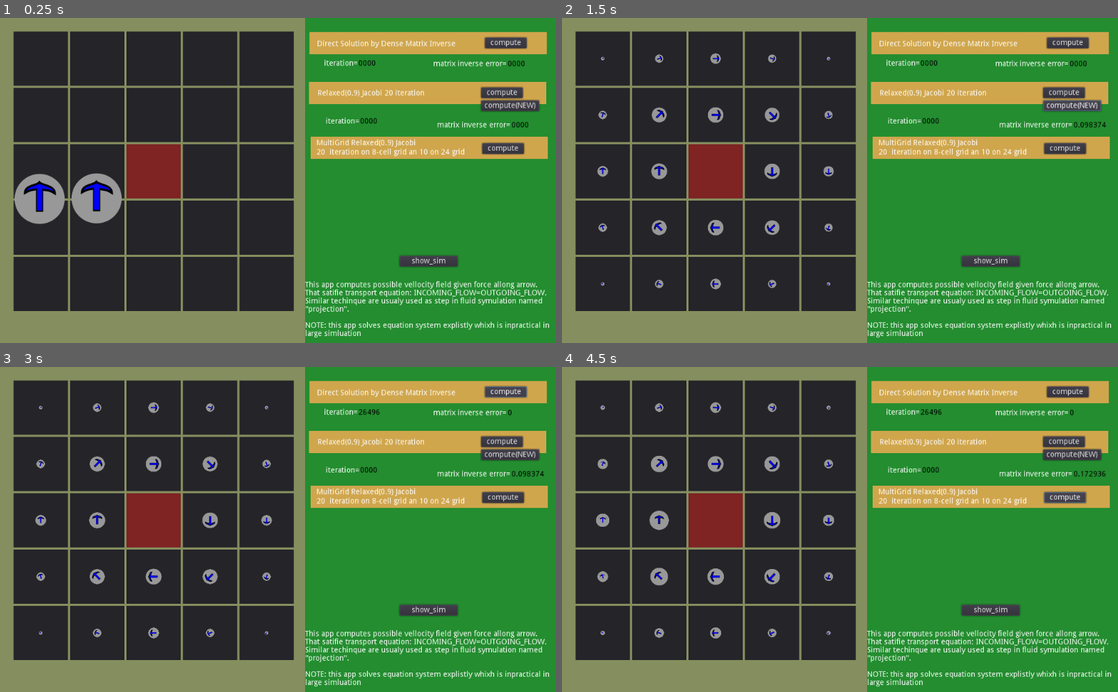
Above: before the commit, frames 1-4 (two rows, left to right).
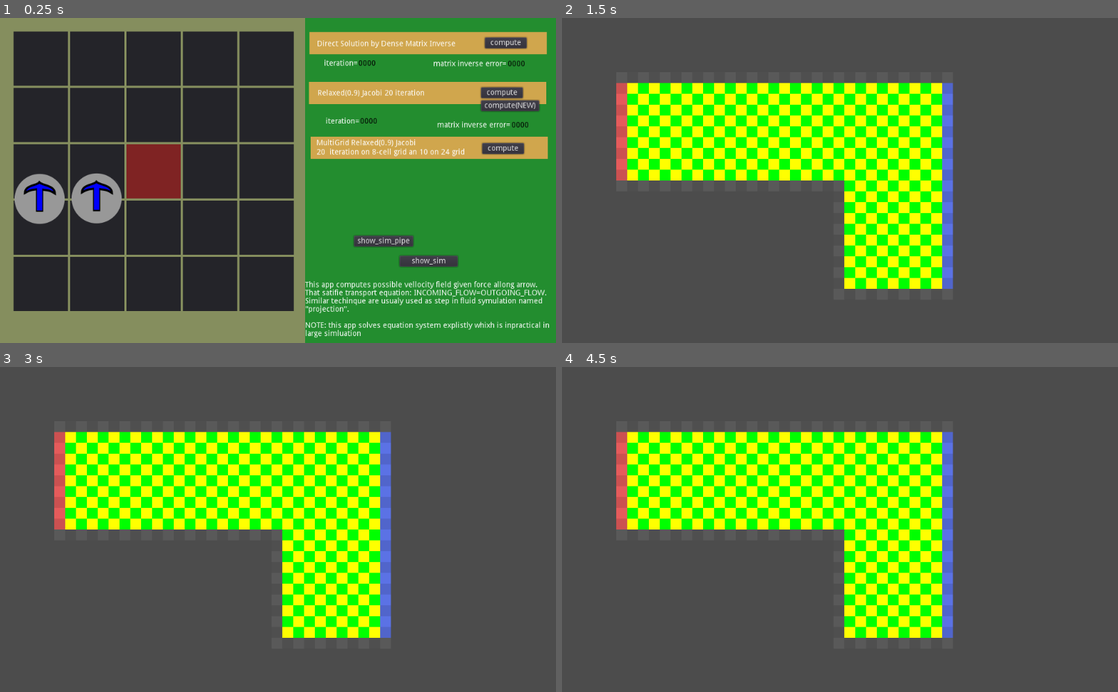
Above: after the commit, the same moments.

Repository: Lap-Luck/Fluid-Velocity-Solver-Demo
Game: Godot game, scene res://res/Main.tscn
Two runs of this game, one before a commit and one after it. Both use one fixed random seed, a clock stepped at 60 frames per second and the inputs below. The engine's default icon, where the game draws it, is replaced by a stand-in: a white triangle on a blue panel in a dark square.
Inputs (mouse positions are in pixels of both pictures, inside the frame that each line leads up to):
- Up to frame 1 (0.25 s): no input
- Up to frame 2 (1.5 s): click (945, 242) at 0.5 s, where only the run after the commit has a clickable "show_sim_pipe"; click (1073, 105) at 1.25 s, where only the run before the commit has a clickable "compute(NEW)"
- Up to frame 3 (3 s): click (511, 454) at 2 s, where only the run before the commit has a clickable "compute(NEW)"; click (505, 393) at 2.75 s, where only the run before the commit has a clickable "compute"
- Up to frame 4 (4.5 s): click (1062, 441) at 3.5 s, where only the run before the commit has a clickable "compute"; click (1062, 497) at 4.25 s, where only the run before the commit has a clickable "compute"

The runs differ from the first frame. In frame 1, 0.4% of the frame differs, in the area x 63-75%, y 66-71%; in frame 2, 98%, in the area x 0-100%, y 0-100%; in frame 3, 98%; in frame 4, 98%.

Commit message:
Add files via upload
New gird defined by boundary.

Diff:
--- a/Engine.gd
+++ b/Engine.gd
@@ -428,3 +428,7 @@
 
 func _on_DemoButton_pressed():
 	get_tree().change_scene("res://res/grow_demo/Fluid_add.tscn")
+
+
+func _on_DemoButton2_pressed():
+	get_tree().change_scene("res://res/pipe_demo/CFDMesh.tscn")
--- a/res/Main.tscn
+++ b/res/Main.tscn
@@ -325,6 +325,16 @@
 "_edit_use_anchors_": false
 }
 
+[node name="DemoButton2" type="Button" parent="HBoxContainer/ButtonPanel"]
+margin_left = 90.0
+margin_top = 402.0
+margin_right = 197.0
+margin_bottom = 422.0
+text = "show_sim_pipe"
+__meta__ = {
+"_edit_use_anchors_": false
+}
+
 [node name="Label_Error" type="Label" parent="HBoxContainer/ButtonPanel"]
 margin_left = 236.0
 margin_top = 78.0
@@ -458,3 +468,4 @@
 [connection signal="pressed" from="HBoxContainer/ButtonPanel/PlayButton4" to="Engine" method="_on_PlayButton4_pressed"]
 [connection signal="pressed" from="HBoxContainer/ButtonPanel/PlayButton3" to="Engine" method="_on_PlayButton3_pressed"]
 [connection signal="pressed" from="HBoxContainer/ButtonPanel/DemoButton" to="Engine" method="_on_DemoButton_pressed"]
+[connection signal="pressed" from="HBoxContainer/ButtonPanel/DemoButton2" to="Engine" method="_on_DemoButton2_pressed"]
--- a/res/pipe_demo/CFDMesh.gd
+++ b/res/pipe_demo/CFDMesh.gd
@@ -15,11 +15,16 @@
 	var x:int=0
 	var y:int=0
 	var data={}
+	var b_up:Dictionary={}
+	var b_down:Dictionary={}
+	var b_right:Dictionary={}
+	var b_left:Dictionary={}
+
 
 func _ready():
 	mesh=$CFD_GRID.tab.duplicate(true)
-	for l in mesh:
-		print(l)
+	#for l in mesh:
+	#	print(l)
 
 	for x in range(mesh.size()):
 		for y in range(mesh[0].size()):
@@ -36,7 +41,21 @@
 				c.left=mesh[x-1][y] if mesh[x-1][y] is Cell else null
 				c.x=x
 				c.y=y
+	for x in range(mesh.size()):
+		for y in range(mesh[0].size()):
+			if mesh[x][y] is Cell:
+				if mesh[x][y].up==null:
+					mesh[x][y].b_up=$CFD_GRID.get_b_data(x,y+1)
+				if mesh[x][y].down==null:
+					mesh[x][y].b_down=$CFD_GRID.get_b_data(x,y-1)
+				if  mesh[x][y].right==null:
+					mesh[x][y].b_right=$CFD_GRID.get_b_data(x+1,y)
+				if  mesh[x][y].left==null:
+					mesh[x][y].b_left=$CFD_GRID.get_b_data(x-1,y)
 	save()
+	print("START")
+	simulate()
+	print("DONE")
 
 func number_of_cells_in_mesh():
 	var res=0
@@ -78,14 +97,91 @@
 				if (c.x+c.y)%2==0:
 					value=1.0
 				fdata+=String(value)+" "
-	print(fdata)
+	#print(fdata)
 	var f=File.new()
 	f.open("res://save2.vtk",File.WRITE)
 	f.store_string(fdata)
 	f.close()
 
+func my_avg(a,b,c,d):
+	var sum=0.0
+	var count=0.0
+	for e in [a,b,c,d]:
+		if not e == null:
+			sum+=e
+			count+=1.0
+	return sum/count
+
+func simulate():
+	for x in range(mesh.size()):
+		for y in range(mesh[0].size()):
+			if mesh[x][y] is Cell:
+				mesh[x][y].data["p"]=0.0
+				mesh[x][y].data["v"]=Vector2.ZERO
+	for t in range(1000):
+		print("Iteration=",t)
+		for x in range(mesh.size()):
+			for y in range(mesh[0].size()):
+				if mesh[x][y] is Cell:
+					var me=mesh[x][y]
+					#p_xx=avg((p_right-p),(p_left-p))
+					#p_yy=avg((p_up-p),(p_down-p))
+					#p_xx+p_yy==0
+
+					#p=avg(p_right,p_left,p_up,p_down
+					#print(me.b_down)
+					var p_up=me.up.data["p"] if not me.up==null else (me.b_up["p"] if me.b_up["pb"] else null)
+					var p_down=me.down.data["p"] if not me.down==null else (me.b_down["p"] if me.b_down["pb"] else null)
+					var p_right=me.right.data["p"] if not me.right==null else (me.b_right["p"] if me.b_right["pb"] else null)
+					var p_left=me.left.data["p"] if not me.left==null else (me.b_left["p"] if me.b_left["pb"] else null)
+
+					me.data["p"]=me.data["p"]+0.9*(my_avg(p_up,p_down,p_right,p_left)-me.data["p"])
 
 
-# Called every frame. 'delta' is the elapsed time since the previous frame.
-#func _process(delta):
-#	pass
+		print("check:")
+		var error=0.0
+		for x in range(mesh.size()):
+			for y in range(mesh[0].size()):
+				if mesh[x][y] is Cell:
+					var me=mesh[x][y]
+					var p_up=me.up.data["p"] if not me.up==null else (me.b_up["p"] if me.b_up["pb"] else null)
+					var p_down=me.down.data["p"] if not me.down==null else (me.b_down["p"] if me.b_down["pb"] else null)
+					var p_right=me.right.data["p"] if not me.right==null else (me.b_right["p"] if me.b_right["pb"] else null)
+					var p_left=me.left.data["p"] if not me.left==null else (me.b_left["p"] if me.b_left["pb"] else null)
+					error+=my_avg(p_up,p_down,p_right,p_left)-me.data["p"]
+		print("computation error=",error)
+
+	var fdata="""# vtk DataFile Version 1.0
+2D Unstructured Grid of Linear Triangles
+ASCII
+DATASET UNSTRUCTURED_GRID\n"""
+	fdata+="POINTS "+String(4*number_of_cells_in_mesh())+" float"+"\n"
+	for l in mesh:
+		for c in l:
+			if c is Cell:
+				for m in [[0,0],[0,1],[1,1],[1,0]]:
+					fdata+=String(c.x+m[0])+" "+String(c.y+m[1])+" "+"0"+"\n"
+	fdata+="CELLS "+String(number_of_cells_in_mesh())+" "+String(5*number_of_cells_in_mesh())+"\n"
+	var id=0
+	for l in mesh:
+		for c in l:
+			if c is Cell:
+				fdata+="4 "+String(4*id)+" "+String(4*id+1)+" "+String(4*id+2)+" "+String(4*id+3)+"\n"
+				id+=1
+	fdata+="CELL_TYPES "+String(number_of_cells_in_mesh())+"\n"
+	for l in mesh:
+		for c in l:
+			if c is Cell:
+				fdata+="9\n"
+	fdata+="CELL_DATA "+String(number_of_cells_in_mesh())+"\n"
+	fdata+="""SCALARS pressure float
+LOOKUP_TABLE default\n"""
+	for l in mesh:
+		for c in l:
+			if c is Cell:
+				fdata+=String(c.data["p"])+" "
+	#print(fdata)
+	var f=File.new()
+	f.open("res://save3.vtk",File.WRITE)
+	f.store_string(fdata)
+	f.close()
--- a/res/pipe_demo/CFDMesh.tscn
+++ b/res/pipe_demo/CFDMesh.tscn
@@ -1,7 +1,8 @@
-[gd_scene load_steps=3 format=2]
+[gd_scene load_steps=4 format=2]
 
 [ext_resource path="res://res/pipe_demo/CFD_GRID.gd" type="Script" id=1]
 [ext_resource path="res://res/pipe_demo/CFDMesh.gd" type="Script" id=2]
+[ext_resource path="res://res/pipe_demo/boundary_data.gd" type="Script" id=3]
 
 [node name="Mesh" type="Control"]
 anchor_right = 1.0
@@ -20,17 +21,24 @@
 visible = false
 points = PoolVector2Array( 100, 100, 100, 300 )
 default_color = Color( 1, 0.4, 0.4, 1 )
+script = ExtResource( 3 )
+pb = true
+p = 10.0
 
 [node name="outlet" type="Line2D" parent="CFD_GRID/CFD_BOUNDARY"]
 visible = false
 points = PoolVector2Array( 700, 100, 700, 500 )
+script = ExtResource( 3 )
+pb = true
 
 [node name="wall" type="Line2D" parent="CFD_GRID/CFD_BOUNDARY"]
 visible = false
 points = PoolVector2Array( 700, 500, 500, 500, 500, 300, 100, 300 )
 default_color = Color( 0.392157, 0.392157, 0.392157, 1 )
+script = ExtResource( 3 )
 
 [node name="wall2" type="Line2D" parent="CFD_GRID/CFD_BOUNDARY"]
 visible = false
 points = PoolVector2Array( 100, 100, 700, 100 )
 default_color = Color( 0.392157, 0.392157, 0.392157, 1 )
+script = ExtResource( 3 )
--- a/res/pipe_demo/CFD_GRID.gd
+++ b/res/pipe_demo/CFD_GRID.gd
@@ -5,6 +5,7 @@
 	var name:String
 	var points:PoolVector2Array
 	var color:Color
+	var boundary:Dictionary
 
 
 func _ready():
@@ -37,6 +38,7 @@
 
 			var b=Boundary.new()
 			b.color=line2d.default_color
+			b.boundary={"vb":line2d.vb,"v":line2d.v,"pb":line2d.pb,"p":line2d.p}
 			b.name=line2d.name
 			boundaries.append(b)
 
@@ -85,6 +87,8 @@
 				draw_rect(Rect2(Vector2(i_x*DX,i_y*DY),Vector2(DX,DY)),
 					color.darkened(0.1) if ((i_x+i_y)%2==0) else color.darkened(0.2))
 
+func get_b_data(x,y):
+	return boundaries[tab[x][y]].boundary
 
 func _process(delta):
 	if refresh:
--- /dev/null
+++ b/res/pipe_demo/boundary_data.gd
@@ -0,0 +1,6 @@
+extends Line2D
+
+export(bool) var vb=false #bool if boundry has vellocity
+export(Vector3) var v=Vector3.ZERO
+export(bool) var pb=false #bool if boundry has pressure
+export(float) var p=0.0
Not shown, added: save3.vtk
